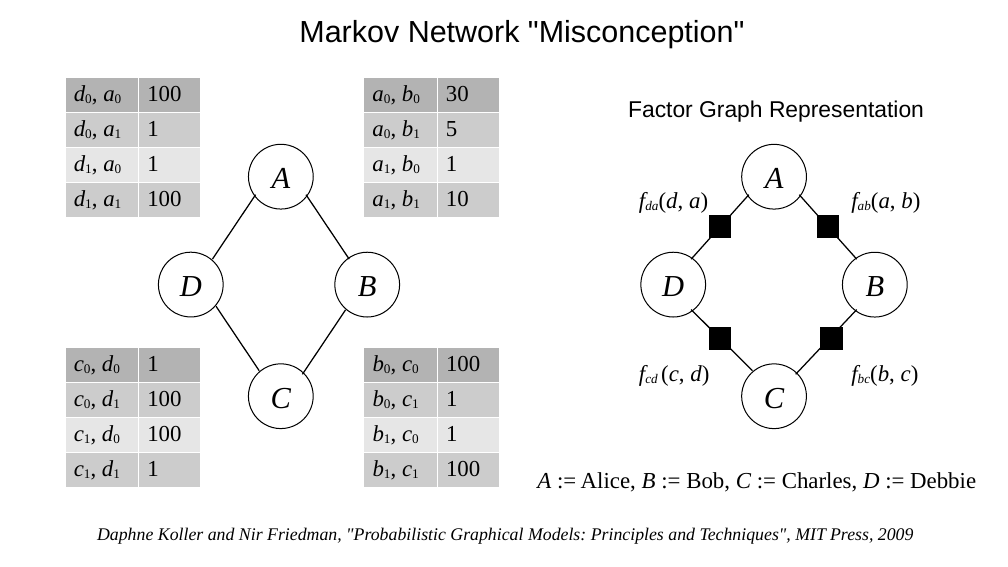
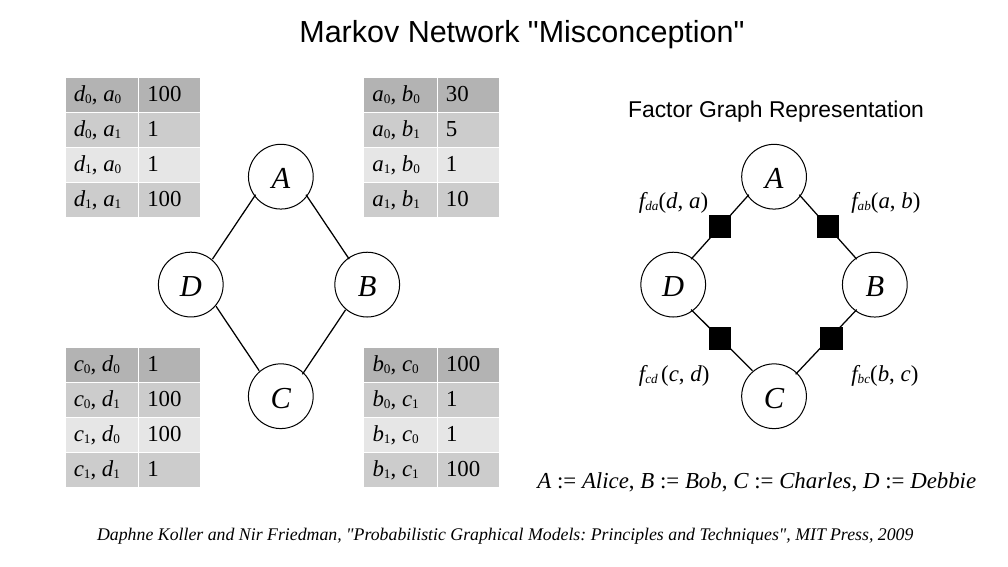
Before and after one commit to ax-va/Project-BayesianPy, a slide deck: slide 1 of models/factor_graphs/misconception.odp. Drawn at 1008x567 pixels with LibreOffice and Linux fonts; fonts in the diff are those of the drawing. Boxes give left, top, right and bottom in pixels: in the first picture for what was removed or moved away, otherwise in the second. Text is boxed around its words. In the diff, an @@ line names an element or a change of style, - is before the commit and + after.

```diff
--- a/models/factor_graphs/misconception.odp
+++ b/models/factor_graphs/misconception.odp
@@ text "A := Alice, B := ..." at (537,472,976,492): italic on in "Alice, Bob, Charles, Debbie" @@
```
Also in this commit, not shown: 5 other files.
